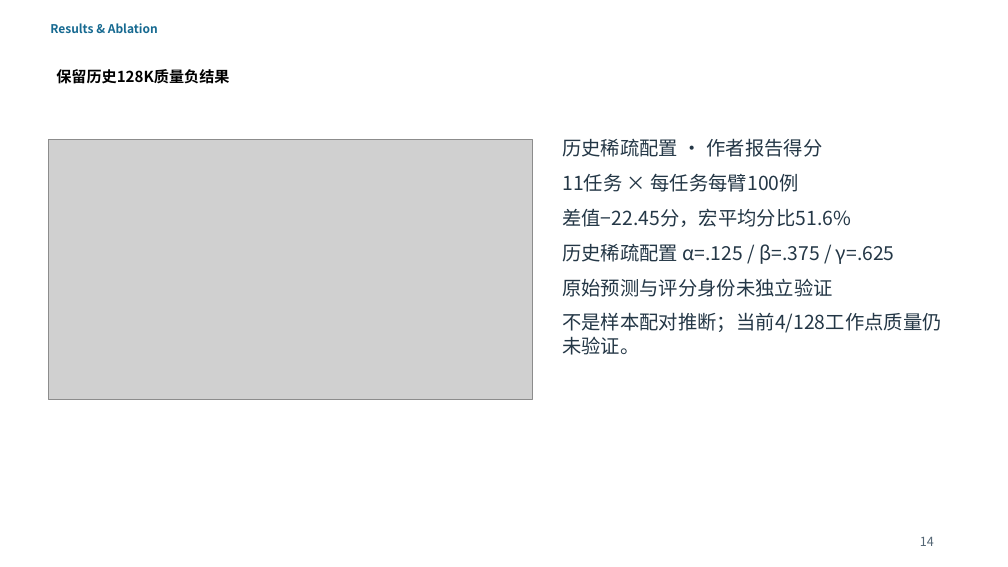
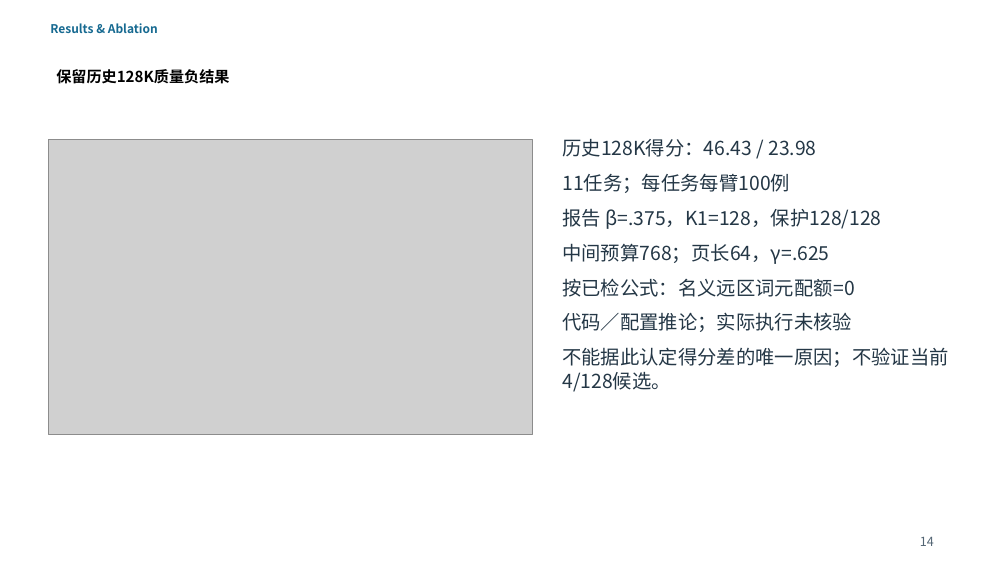
Before and after one commit to Chosen-David/two-level-attention, a slide deck: slide 14 of agent_doc/advice/dac_manuscript/presentation/TwoLevel_UserEdited_20261014.pptx. Drawn at 1008x567 pixels with LibreOffice and Linux fonts; fonts in the diff are those of the drawing; grey boxes stand for pictures. Boxes give left, top, right and bottom in pixels: in the first picture for what was removed or moved away, otherwise in the second. Text is boxed around its words. In the diff, an @@ line names an element or a change of style, - is before the commit and + after.

```diff
--- a/agent_doc/advice/dac_manuscript/presentation/TwoLevel_UserEdited_20261014.pptx
+++ b/agent_doc/advice/dac_manuscript/presentation/TwoLevel_UserEdited_20261014.pptx
@@ picture: place and size @@
-picture at [48, 139, 532, 399]
+picture at [48, 139, 532, 434]
@@ text at [562, 139, 949, 392]: text changed @@
-历史稀疏配置 · 作者报告得分
-11任务 × 每任务每臂100例
-差值−22.45分，宏平均分比51.6%
-历史稀疏配置 α=.125 / β=.375 / γ=.625
-原始预测与评分身份未独立验证
-不是样本配对推断；当前4/128工作点质量仍未验证。
+历史128K得分：46.43 / 23.98
+11任务；每任务每臂100例
+报告 β=.375，K1=128，保护128/128
+中间预算768；页长64，γ=.625
+按已检公式：名义远区词元配额=0
+代码／配置推论；实际执行未核验
+不能据此认定得分差的唯一原因；不验证当前4/128候选。
```
Also in this commit, not shown: 31 other files.
